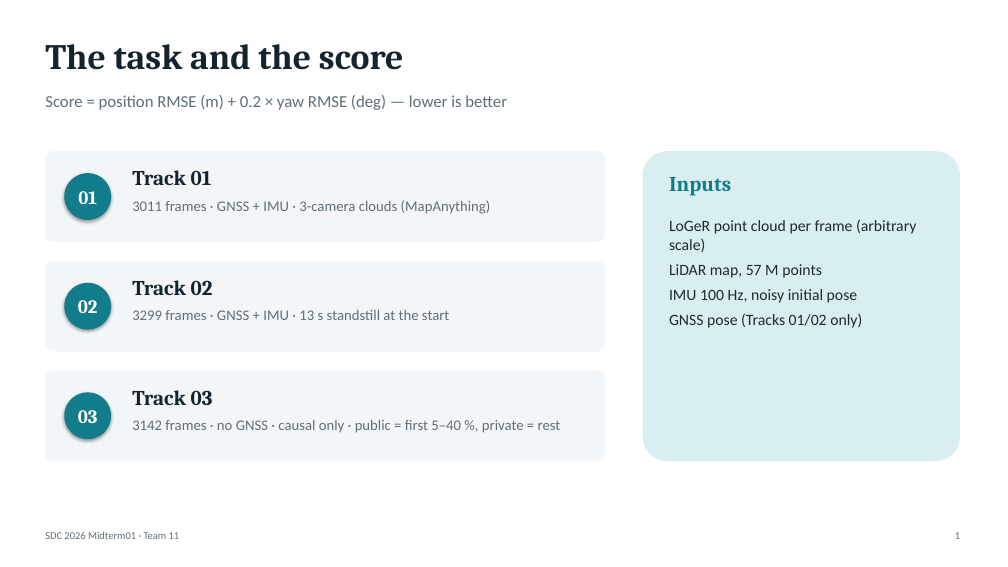
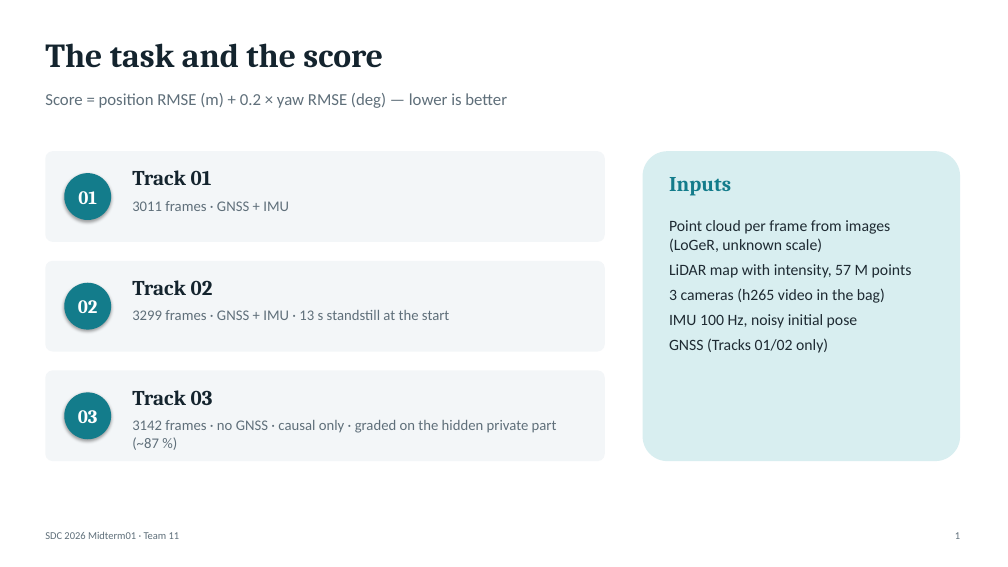
Before and after one commit to mochihat/SDC-midterm-1-, a slide deck: slide 2 of docs/report/presentation_midterm01.pptx. Drawn at 1008x567 pixels with LibreOffice and Linux fonts; fonts in the diff are those of the drawing. Boxes give left, top, right and bottom in pixels: in the first picture for what was removed or moved away, otherwise in the second. Text is boxed around its words. In the diff, an @@ line names an element or a change of style, - is before the commit and + after.

```diff
--- a/docs/report/presentation_midterm01.pptx
+++ b/docs/report/presentation_midterm01.pptx
@@ text "The task and the score" at (45, 43, 383, 68): size 34 to 32 pt @@
@@ text at (132, 201, 289, 211): text changed @@
-3011 frames · GNSS + IMU · 3-camera clouds (MapAnything)
+3011 frames · GNSS + IMU
@@ text at (669, 220, 912, 303): text changed @@
-LoGeR point cloud per frame (arbitrary scale)
-LiDAR map, 57 M points
+Point cloud per frame from images (LoGeR, unknown scale)
+LiDAR map with intensity, 57 M points
+3 cameras (h265 video in the bag)
@@ text at (669, 338, 828, 353): text changed @@
-GNSS pose (Tracks 01/02 only)
+GNSS (Tracks 01/02 only)
@@ text at (132, 420, 557, 450): text changed @@
-3142 frames · no GNSS · causal only · public = first 5–40 %, private = rest
+3142 frames · no GNSS · causal only · graded on the hidden private part (~87 %)
```
Also in this commit, not shown: 5 other slides changed, 2 slides added, 2 slides removed, 7 other files.
